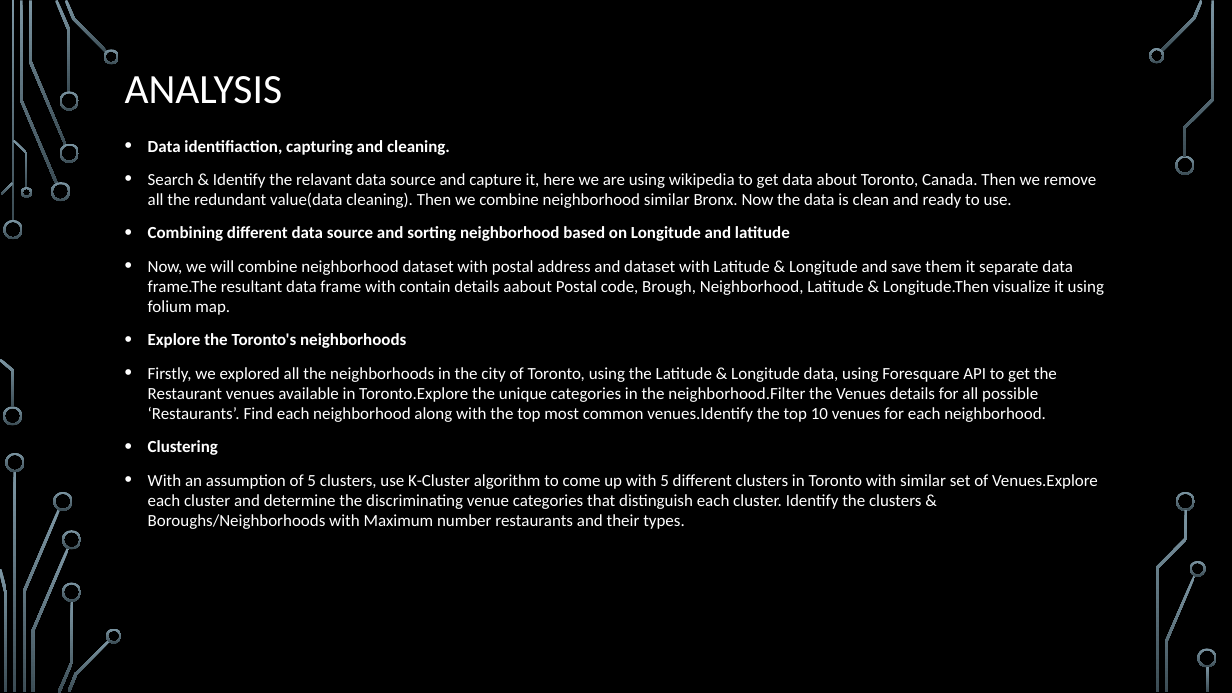
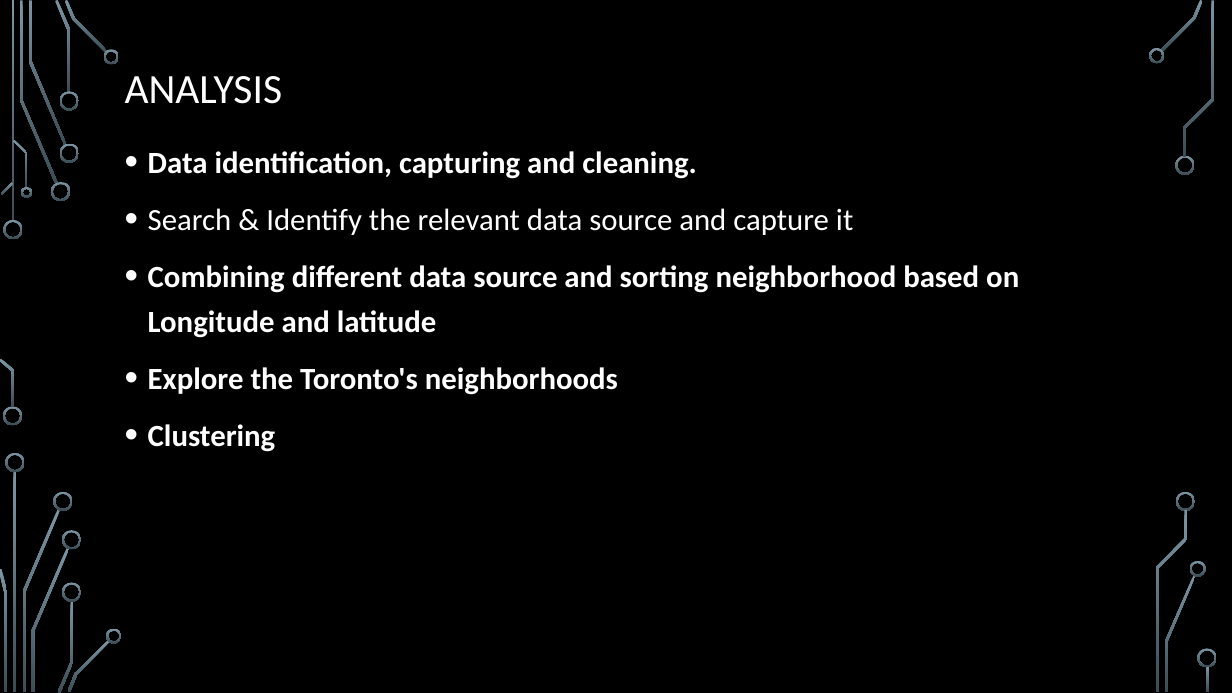
Before and after one commit to banksgd/datasciencecoursera, a slide deck: slide 5 of The Battle of Neighborhoods (week 2) - PPT.pptx. Drawn at 1232x693 pixels with LibreOffice and Linux fonts; fonts in the diff are those of the drawing; background and template pictures are left out. Boxes give left, top, right and bottom in pixels: in the first picture for what was removed or moved away, otherwise in the second. Text is boxed around its words. In the diff, an @@ line names an element or a change of style, - is before the commit and + after.

```diff
--- a/The Battle of Neighborhoods (week 2) - PPT.pptx
+++ b/The Battle of Neighborhoods (week 2) - PPT.pptx
@@ text at box(148, 151, 853, 235): text changed; size 13.2 to 24 pt @@
-• Data identifiaction, capturing and cleaning.
-• Search & Identify the relavant data source and capture it, here we are using wikipedia to get data about Toronto, Canada. Then we remove all the redundant value(data cleaning). Then we combine neighborhood similar Bronx. Now the data is clean and ready to use.
+• Data identification, capturing and cleaning.
+• Search & Identify the relevant data source and capture it
@@ text at box(148, 260, 1104, 315): paragraph removed @@
-• Now, we will combine neighborhood dataset with postal address and dataset with Latitude & Longitude and save them it separate data frame.The resultant data frame with contain details aabout Postal code, Brough, Neighborhood, Latitude & Longitude.Then visualize it using folium map.
@@ text at box(148, 265, 1019, 452): size 13.2 to 24 pt in "Combining different data source and sorting neighborhood ...", "Explore the Toronto's neighborhoods", "Clustering"; line spacing 1 to 1.2 @@
@@ text at box(148, 367, 1057, 422): paragraph removed @@
-• Firstly, we explored all the neighborhoods in the city of Toronto, using the Latitude & Longitude data, using Foresquare API to get the Restaurant venues available in Toronto.Explore the unique categories in the neighborhood.Filter the Venues details for all possible ‘Restaurants’. Find each neighborhood along with the top most common venues.Identify the top 10 venues for each neighborhood.
@@ text at box(148, 474, 1098, 529): paragraph removed @@
-• With an assumption of 5 clusters, use K-Cluster algorithm to come up with 5 different clusters in Toronto with similar set of Venues.Explore each cluster and determine the discriminating venue categories that distinguish each cluster. Identify the clusters & Boroughs/Neighborhoods with Maximum number restaurants and their types.
```
Also in this commit, not shown: 6 other slides changed.
